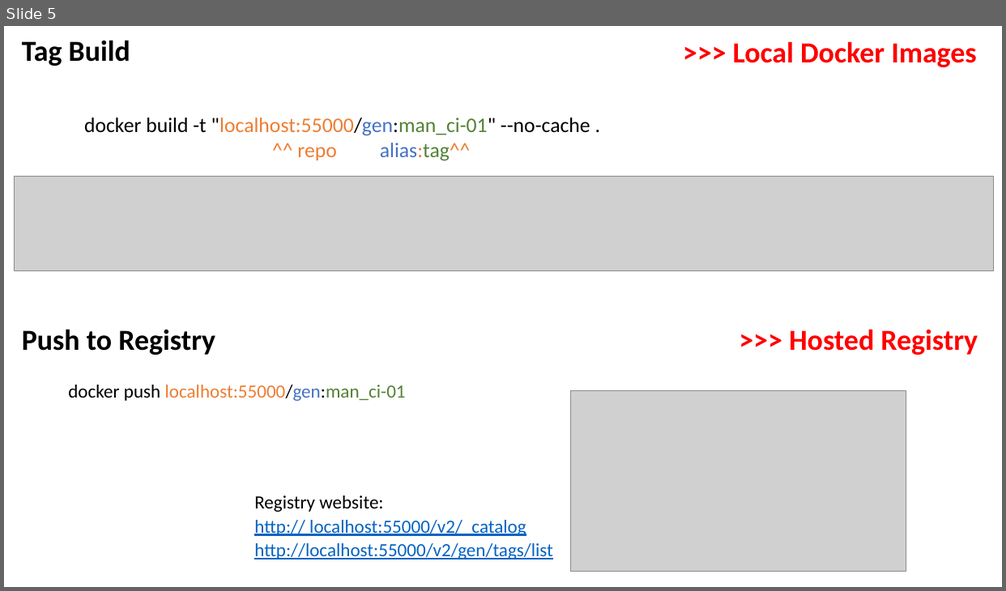
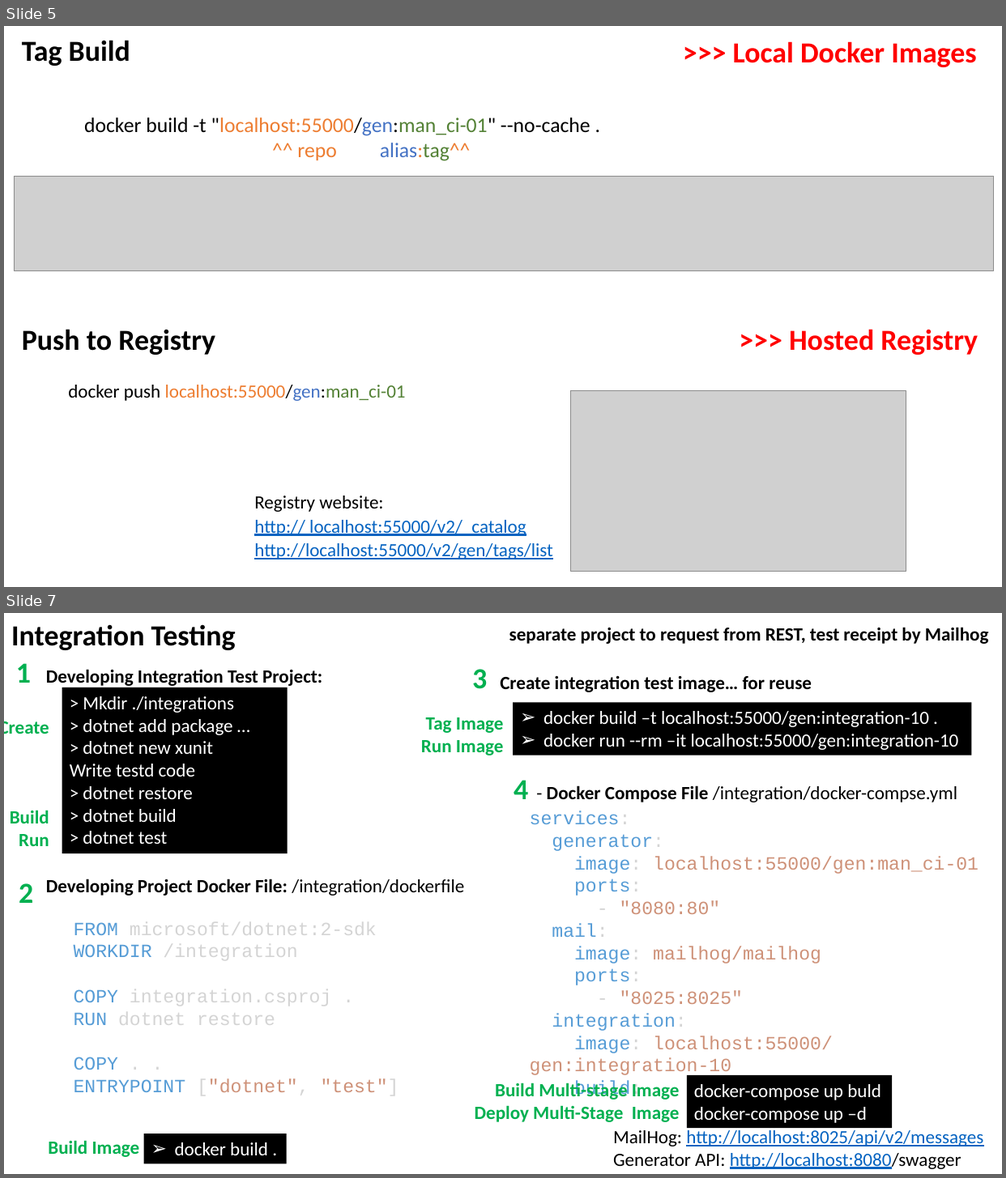
Before and after one commit to kaubster/aspnetcore-generator-api, a slide deck: infra/Pipeline Design.pptx. Shown one above the other, each under a label of ours: slide 5 before the commit, slides 5 and 7 after it; the slides between them are not shown. The pictures are 1006x591 and 1006x1178 pixels, drawn with LibreOffice and Linux fonts; fonts in the diff are those of the drawing; grey boxes stand for pictures. Boxes give left, top, right and bottom in pixels: in the first picture for what was removed or moved away, otherwise in the second. Text is boxed around its words. In the diff, an @@ line names an element or a change of style, - is before the commit and + after.

Commit message:
adding integration stage

```diff
--- a/infra/Pipeline Design.pptx
+++ b/infra/Pipeline Design.pptx
@@ slide 7 added at <box>4,613,1002,1174</box>, background #FFFFFF @@
@@ text added at <box>11,624,236,650</box>, 28 pt, text #000000, bold @@
+Integration Testing
@@ text added at <box>509,627,989,644</box>, 18 pt, text #000000, bold @@
+separate project to request from REST, test receipt by Mailhog
@@ text added at <box>16,663,31,683</box>, 28 pt, text #00B050, bold @@
+1
@@ text added at <box>46,669,322,688</box>, 18 pt, text #000000, bold @@
+Developing Integration Test Project:
@@ text added at <box>472,669,487,689</box>, 28 pt, text #00B050, bold @@
+3
@@ text added at <box>500,675,812,692</box>, 18 pt, text #000000, bold @@
+Create integration test image… for reuse
@@ rectangle added at <box>62,687,288,854</box>, fill #000000, 18 pt, text #FFFFFF @@
+> Mkdir ./integrations
+> dotnet add package …
+> dotnet new xunit
+Write testd code
+> dotnet restore
+> dotnet build
+> dotnet test
@@ rectangle added at <box>513,702,972,756</box>, fill #000000, 18 pt, text #FFFFFF @@
+➢ docker build –t localhost:55000/gen:integration-10 .
+➢ docker run --rm –it localhost:55000/gen:integration-10
@@ text added at <box>4,722,49,846</box>, 18 pt, text #00B050, bold @@
+Create
+Build
+Run
@@ text added at <box>421,717,504,756</box>, 18 pt, text #00B050, bold @@
+Tag Image
+Run Image
@@ text added at <box>513,780,528,799</box>, 28 pt, text #00B050, bold @@
+4
@@ text added at <box>547,786,957,803</box>, 18 pt, text #000000 @@
+- Docker Compose File /integration/docker-compse.yml
@@ text added at <box>530,811,978,1078</box>, 18 pt, text #CE9178 @@
+services:
+generator:
+image: localhost:55000/gen:man_ci-01
+ports:
+- "8080:80"
+mail:
+image: mailhog/mailhog
+ports:
+- "8025:8025"
+integration:
+image: localhost:55000/gen:integration-10
+build: .
@@ text added at <box>46,879,464,896</box>, 18 pt, text #000000, bold @@
+Developing Project Docker File: /integration/dockerfile
@@ text added at <box>19,884,33,903</box>, 28 pt, text #00B050, bold @@
+2
@@ text added at <box>74,922,399,1096</box>, 18 pt, text #D4D4D4 @@
+FROM microsoft/dotnet:2-sdk
+WORKDIR /integration
+COPY integration.csproj .
+RUN dotnet restore
+COPY . .
+ENTRYPOINT ["dotnet", "test"]
@@ text added at <box>475,1080,680,1122</box>, 18 pt, text #00B050, bold @@
+Build Multi-stage Image
+Deploy Multi-Stage Image
@@ rectangle added at <box>687,1076,892,1129</box>, fill #000000, 18 pt, text #FFFFFF @@
+docker-compose up buld
+docker-compose up –d
@@ text added at <box>48,1140,140,1157</box>, 18 pt, text #00B050, bold @@
+Build Image
@@ rectangle added at <box>144,1134,286,1164</box>, fill #000000, 18 pt, text #FFFFFF @@
+➢ docker build .
@@ text added at <box>613,1127,983,1169</box>, 18 pt, text #0563C1, underline @@
+MailHog: http://localhost:8025/api/v2/messages
+Generator API: http://localhost:8080/swagger
```
Also in this commit, not shown: 4 slides changed, 1 other slide added, 10 other files.
